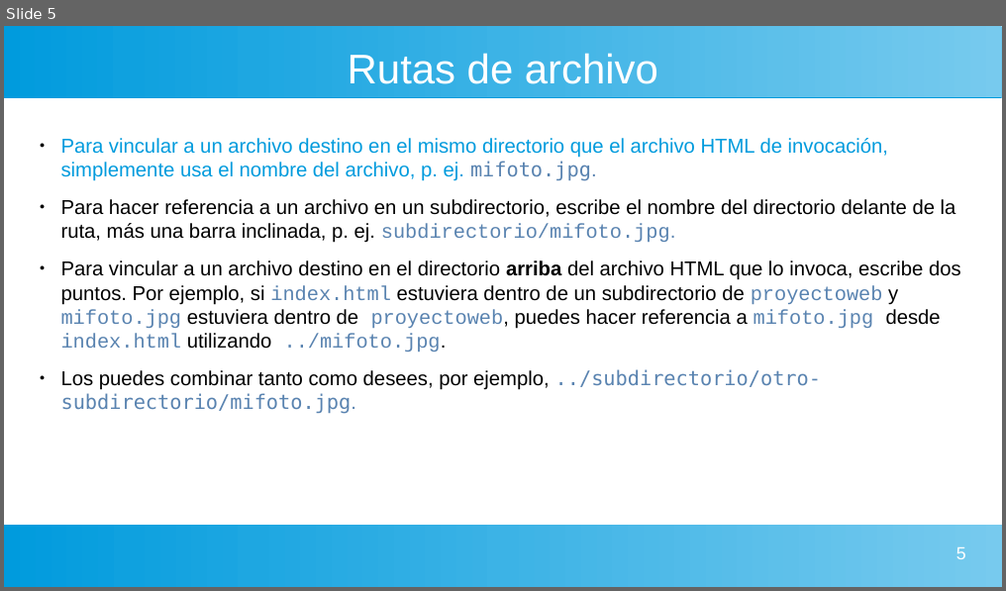
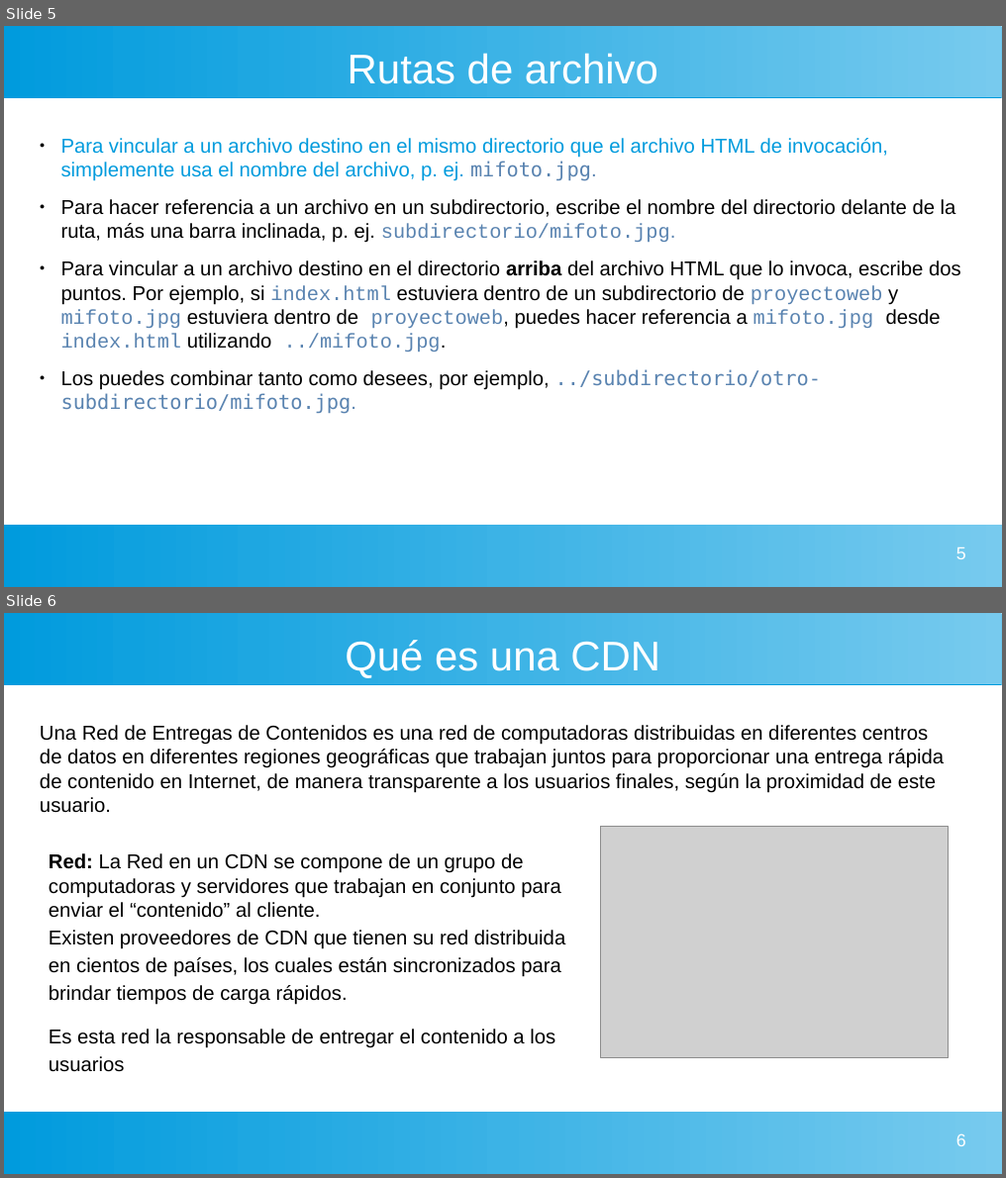
Before and after one commit to gaizkamg/HTML-CSS-Entregable, a slide deck: Presentacion/Directorios.odp. Shown one above the other, each under a label of ours: slide 5 before the commit, slides 5 and 6 after it. The pictures are 1006x591 and 1006x1178 pixels, drawn with LibreOffice and Linux fonts; fonts in the diff are those of the drawing; grey boxes stand for pictures. Boxes give left, top, right and bottom in pixels: in the first picture for what was removed or moved away, otherwise in the second. Text is boxed around its words. In the diff, an @@ line names an element or a change of style, - is before the commit and + after.

```diff
--- a/Presentacion/Directorios.odp
+++ b/Presentacion/Directorios.odp
@@ slide 6 added at [4, 613, 1002, 1174], background #FFFFFF; not listed: 2 template elements that a slide beside it also shows @@
@@ title added at [345, 640, 660, 678], 33 pt, text #FFFFFF @@
+Qué es una CDN
@@ text added at [40, 725, 944, 813], 16 pt, text #000000 @@
+Una Red de Entregas de Contenidos es una red de computadoras distribuidas en diferentes centros de datos en diferentes regiones geográficas que trabajan juntos para proporcionar una entrega rápida de contenido en Internet, de manera transparente a los usuarios finales, según la proximidad de este usuario.
@@ picture added at [601, 827, 948, 1059] @@
@@ text added at [49, 854, 565, 1072], 16 pt, text #000000 @@
+Red: La Red en un CDN se compone de un grupo de computadoras y servidores que trabajan en conjunto para enviar el “contenido” al cliente.
+Existen proveedores de CDN que tienen su red distribuida en cientos de países, los cuales están sincronizados para brindar tiempos de carga rápidos.
+Es esta red la responsable de entregar el contenido a los usuarios
@@ page number added at [956, 1134, 966, 1147], 14 pt, text #FFFFFF @@
+6
```
Also in this commit, not shown: 1 slide changed, 5 other slides added.
